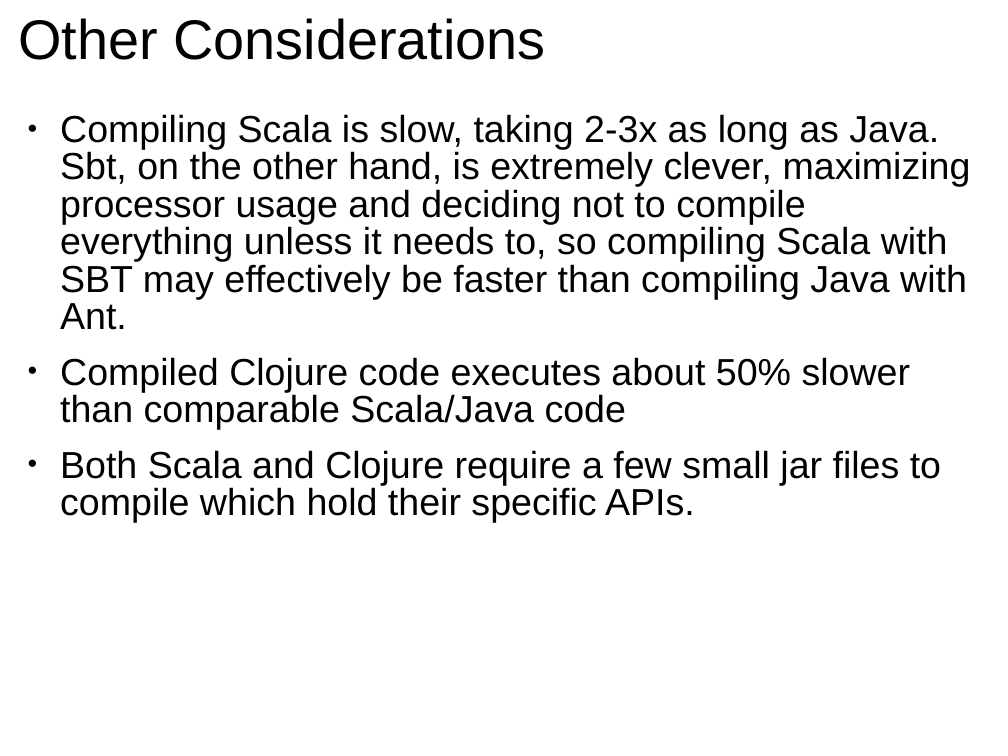
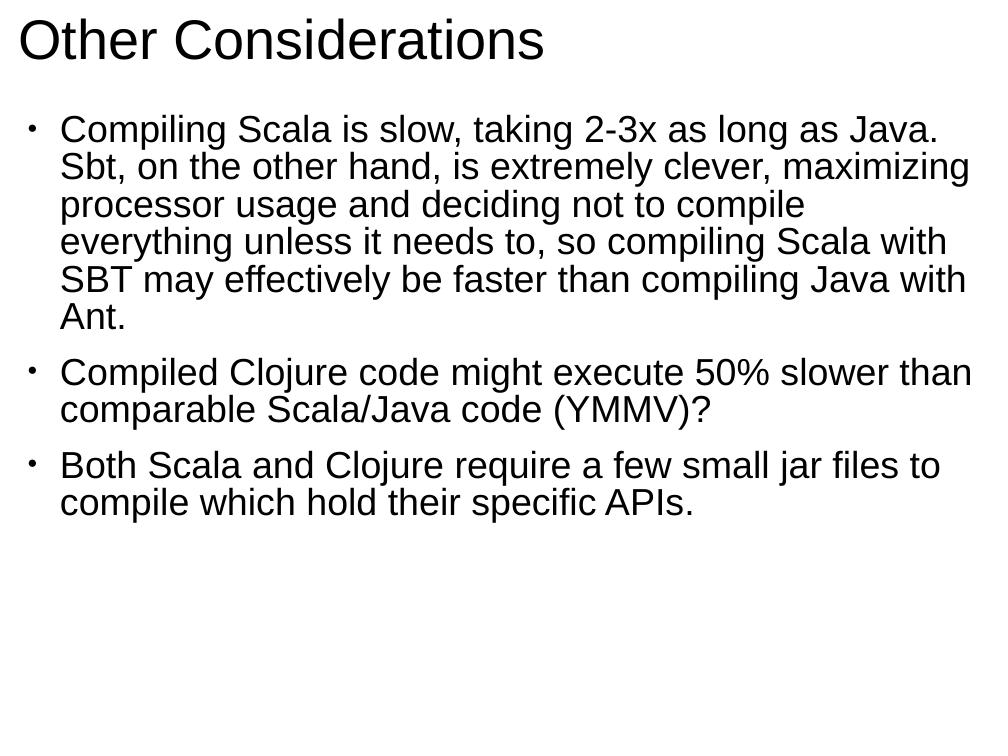
Before and after one commit to GlenKPeterson/refactJavaScalaCloj, a slide deck: slide 17 of typeSafetyJavaScalaCloj.ppt (slide 18 before the commit). Drawn at 1008x756 pixels with LibreOffice and Linux fonts; fonts in the diff are those of the drawing. Boxes give left, top, right and bottom in pixels: in the first picture for what was removed or moved away, otherwise in the second. Text is boxed around its words. In the diff, an @@ line names an element or a change of style, - is before the commit and + after.

```diff
--- a/typeSafetyJavaScalaCloj.ppt
+++ b/typeSafetyJavaScalaCloj.ppt
@@ text at [60, 357, 972, 430]: text changed @@
-● Compiled Clojure code executes about 50% slower than comparable Scala/Java code
+● Compiled Clojure code might execute 50% slower than comparable Scala/Java code (YMMV)?
```
Also in this commit, not shown: 10 other slides changed, 1 slide removed.
